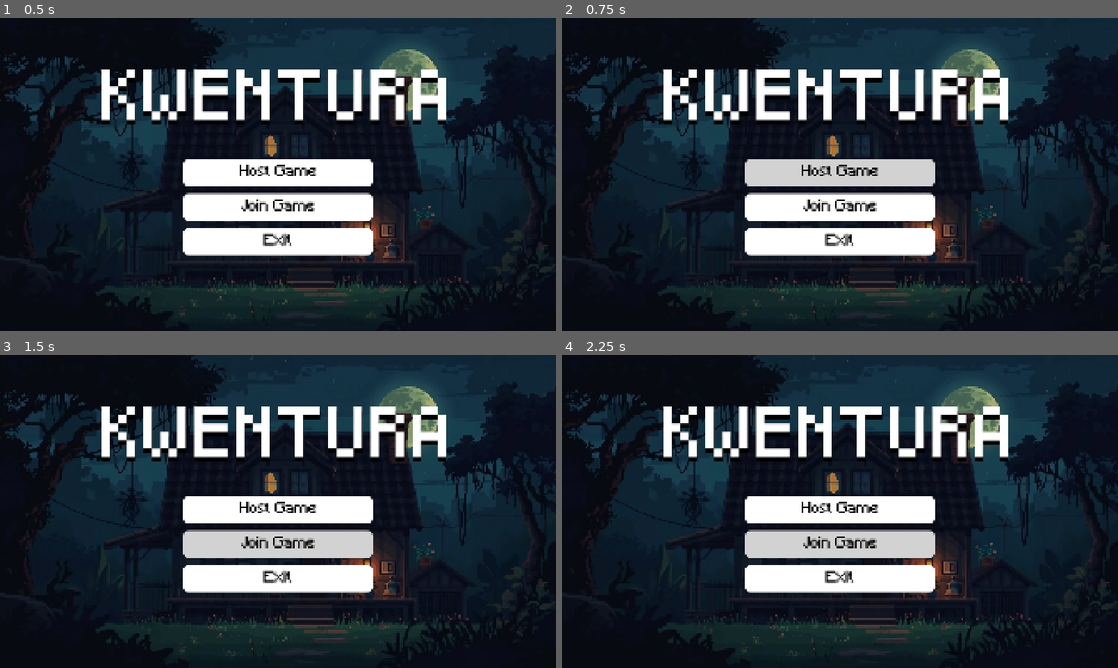
Above: before the commit, frames 1-4 (two rows, left to right).
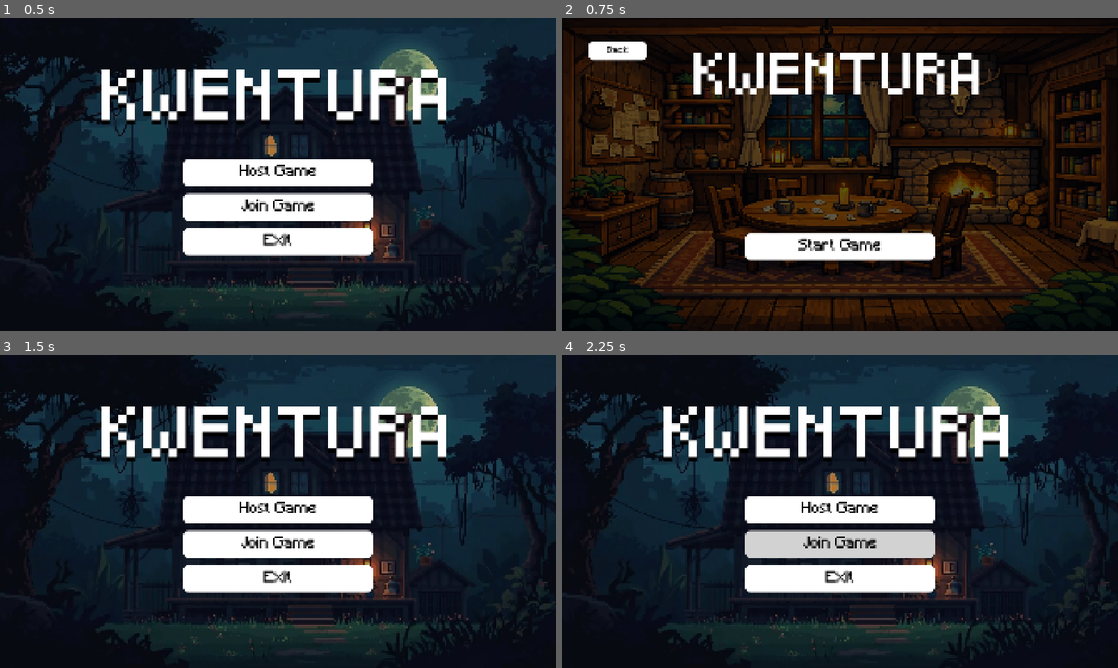
Above: after the commit, the same moments.

Repository: SoftwareCap/Kuwentura
Game: Godot game, scene res://scenes/mainMenu/main_menu.tscn
Two runs of this game, one before a commit and one after it. Both use one fixed random seed, a clock stepped at 60 frames per second and the inputs below. Before the commit the project starts from res://main_menu.tscn.
Inputs:
- Up to frame 1 (0.5 s): no input
- Up to frame 2 (0.75 s): click "Host Game" at 0.5 s
- Up to frame 3 (1.5 s): click "Join Game" (after the commit: "Back") at 1.25 s
- Up to frame 4 (2.25 s): click "Join Game" at 2 s

Frame 1 is identical in both runs. In frame 2, 74% of the frame differs, in the area x 0-100%, y 0-100%; in frame 3, 2.7%; in frame 4, nothing differs.

Commit message:
Restructure folders and Implement detective lobby
- build and implement the detective lobby
- used placeholders since assets are on the way

Diff:
--- /dev/null
+++ b/kwentura/scenes/mainMenu/detective_lobby.tscn
@@ -0,0 +1,120 @@
+[gd_scene load_steps=10 format=3 uid="uid://ecol225bxgli"]
+
+[ext_resource type="Script" uid="uid://dxdvx5uj13ngo" path="res://scripts/mainMenu/detective_lobby.gd" id="1_8ywx3"]
+[ext_resource type="Texture2D" uid="uid://w844nys0xd6n" path="res://assets/backgrounds/lobby.png" id="2_pge74"]
+[ext_resource type="FontFile" uid="uid://i0u1yuc5fl88" path="res://assets/fonts/Minecraft.ttf" id="3_4bddd"]
+[ext_resource type="FontFile" uid="uid://bpff8oqdskuog" path="res://assets/fonts/Pixeled.ttf" id="4_58gs4"]
+
+[sub_resource type="StyleBoxTexture" id="StyleBoxTexture_ab31o"]
+texture = ExtResource("2_pge74")
+modulate_color = Color(0.36659476, 0.36659455, 0.36659473, 1)
+
+[sub_resource type="StyleBoxFlat" id="StyleBoxFlat_3m1b5"]
+bg_color = Color(1, 1, 1, 1)
+corner_radius_top_left = 16
+corner_radius_top_right = 16
+corner_radius_bottom_right = 16
+corner_radius_bottom_left = 16
+shadow_color = Color(0, 0, 0, 0.20392157)
+shadow_size = 5
+
+[sub_resource type="StyleBoxFlat" id="StyleBoxFlat_fbpcy"]
+bg_color = Color(0.63529414, 0.63529414, 0.63529414, 1)
+corner_radius_top_left = 16
+corner_radius_top_right = 16
+corner_radius_bottom_right = 16
+corner_radius_bottom_left = 16
+shadow_color = Color(0, 0, 0, 0.20392157)
+shadow_size = 5
+
+[sub_resource type="StyleBoxFlat" id="StyleBoxFlat_sngst"]
+bg_color = Color(0.8235294, 0.8235294, 0.8235294, 1)
+corner_radius_top_left = 16
+corner_radius_top_right = 16
+corner_radius_bottom_right = 16
+corner_radius_bottom_left = 16
+shadow_color = Color(0, 0, 0, 0.20392157)
+shadow_size = 5
+
+[sub_resource type="StyleBoxEmpty" id="StyleBoxEmpty_758ce"]
+
+[node name="DetectiveLobby" type="Control"]
+layout_mode = 3
+anchors_preset = 15
+anchor_right = 1.0
+anchor_bottom = 1.0
+grow_horizontal = 2
+grow_vertical = 2
+script = ExtResource("1_8ywx3")
+
+[node name="Panel" type="Panel" parent="."]
+layout_mode = 1
+anchors_preset = 15
+anchor_right = 1.0
+anchor_bottom = 1.0
+grow_horizontal = 2
+grow_vertical = 2
+theme_override_styles/panel = SubResource("StyleBoxTexture_ab31o")
+
+[node name="Button" type="Button" parent="."]
+layout_mode = 1
+anchors_preset = 8
+anchor_left = 0.5
+anchor_top = 0.5
+anchor_right = 0.5
+anchor_bottom = 0.5
+offset_left = -326.0
+offset_top = 203.0
+offset_right = 326.0
+offset_bottom = 296.0
+grow_horizontal = 2
+grow_vertical = 2
+theme_override_colors/font_color = Color(0, 0, 0, 1)
+theme_override_colors/font_focus_color = Color(0, 0, 0, 1)
+theme_override_colors/font_pressed_color = Color(0, 0, 0, 1)
+theme_override_colors/font_hover_color = Color(0, 0, 0, 1)
+theme_override_fonts/font = ExtResource("3_4bddd")
+theme_override_font_sizes/font_size = 50
+theme_override_styles/normal = SubResource("StyleBoxFlat_3m1b5")
+theme_override_styles/pressed = SubResource("StyleBoxFlat_fbpcy")
+theme_override_styles/hover = SubResource("StyleBoxFlat_sngst")
+theme_override_styles/focus = SubResource("StyleBoxEmpty_758ce")
+text = "Start Game"
+
+[node name="Button2" type="Button" parent="."]
+layout_mode = 1
+offset_left = 92.0
+offset_top = 81.0
+offset_right = 292.0
+offset_bottom = 146.0
+theme_override_colors/font_color = Color(0, 0, 0, 1)
+theme_override_colors/font_focus_color = Color(0, 0, 0, 1)
+theme_override_colors/font_pressed_color = Color(0, 0, 0, 1)
+theme_override_colors/font_hover_color = Color(0, 0, 0, 1)
+theme_override_fonts/font = ExtResource("3_4bddd")
+theme_override_font_sizes/font_size = 30
+theme_override_styles/normal = SubResource("StyleBoxFlat_3m1b5")
+theme_override_styles/pressed = SubResource("StyleBoxFlat_fbpcy")
+theme_override_styles/hover = SubResource("StyleBoxFlat_sngst")
+theme_override_styles/focus = SubResource("StyleBoxEmpty_758ce")
+text = "Back"
+
+[node name="Label" type="Label" parent="."]
+layout_mode = 1
+anchors_preset = 5
+anchor_left = 0.5
+anchor_right = 0.5
+offset_left = -468.5
+offset_right = 468.5
+offset_bottom = 280.0
+grow_horizontal = 2
+theme_override_colors/font_color = Color(1, 1, 1, 1)
+theme_override_colors/font_shadow_color = Color(0, 0, 0, 0)
+theme_override_fonts/font = ExtResource("4_58gs4")
+theme_override_font_sizes/font_size = 120
+text = "KWENTURA"
+horizontal_alignment = 1
+vertical_alignment = 1
+
+[connection signal="pressed" from="Button" to="." method="_on_start_pressed"]
+[connection signal="pressed" from="Button2" to="." method="_on_back_pressed"]
--- a/kwentura/main_menu.tscn
+++ b/kwentura/scenes/mainMenu/main_menu.tscn
@@ -1,7 +1,7 @@
 [gd_scene load_steps=10 format=3 uid="uid://bv7e50npbvo5b"]
 
-[ext_resource type="Texture2D" uid="uid://bty51ac7ti8u8" path="res://assets/backgrounds/Kuwentura.png" id="1_fu7sn"]
-[ext_resource type="Script" uid="uid://ba7x4f4qnudae" path="res://scripts/main_menu.gd" id="1_jix8l"]
+[ext_resource type="Texture2D" uid="uid://bty51ac7ti8u8" path="res://assets/backgrounds/mainMenu.png" id="1_fu7sn"]
+[ext_resource type="Script" uid="uid://ba7x4f4qnudae" path="res://scripts/mainMenu/main_menu.gd" id="1_jix8l"]
 [ext_resource type="FontFile" uid="uid://i0u1yuc5fl88" path="res://assets/fonts/Minecraft.ttf" id="2_jix8l"]
 [ext_resource type="FontFile" uid="uid://bpff8oqdskuog" path="res://assets/fonts/Pixeled.ttf" id="3_glbon"]
 
@@ -132,6 +132,7 @@
 offset_bottom = -81.0
 grow_horizontal = 2
 grow_vertical = 2
+theme_override_colors/font_color = Color(1, 1, 1, 1)
 theme_override_colors/font_shadow_color = Color(0, 0, 0, 1)
 theme_override_constants/shadow_offset_y = 15
 theme_override_fonts/font = ExtResource("3_glbon")
--- a/kwentura/scenes/players/Player.tscn
+++ b/kwentura/scenes/players/Player.tscn
@@ -1,6 +1,6 @@
 [gd_scene load_steps=3 format=3 uid="uid://2ktjes4bfwlo"]
 
-[ext_resource type="Script" uid="uid://bwa5cliuua5sb" path="res://scenes/players/player.gd" id="1_46ybd"]
+[ext_resource type="Script" uid="uid://bwa5cliuua5sb" path="res://scripts/players/player.gd" id="1_46ybd"]
 
 [sub_resource type="RectangleShape2D" id="RectangleShape2D_46ybd"]
 size = Vector2(32, 32)
--- a/kwentura/scenes/world/Game.tscn
+++ b/kwentura/scenes/world/Game.tscn
@@ -1,6 +1,6 @@
 [gd_scene load_steps=2 format=3 uid="uid://d2dsla3whptq8"]
 
-[ext_resource type="Script" uid="uid://gjxbx616pvlj" path="res://scenes/world/game.gd" id="1_12gbh"]
+[ext_resource type="Script" uid="uid://gjxbx616pvlj" path="res://scripts/world/game.gd" id="1_12gbh"]
 
 [node name="Game" type="Node2D"]
 script = ExtResource("1_12gbh")
--- a/kwentura/scripts/main_menu.gd
+++ b/kwentura/scripts/mainMenu/detective_lobby.gd
@@ -7,17 +7,13 @@
 
 
 # Called every frame. 'delta' is the elapsed time since the previous frame.
-func _process(delta: float) -> void:
+func _process(_delta: float) -> void:
 	pass
 
 
-func _on_host_pressed() -> void:
-	print("Host pressed")
+func _on_start_pressed() -> void:
+	print("Start game pressed")
 
 
-func _on_join_pressed() -> void:
-	print("Join pressed")
-
-
-func _on_exit_pressed() -> void:
-	get_tree().quit()
+func _on_back_pressed() -> void:
+	get_tree().change_scene_to_file("res://scenes/mainMenu/main_menu.tscn")
--- /dev/null
+++ b/kwentura/scripts/mainMenu/main_menu.gd
@@ -0,0 +1,23 @@
+extends Node
+
+
+# Called when the node enters the scene tree for the first time.
+func _ready() -> void:
+	pass # Replace with function body.
+
+
+# Called every frame. 'delta' is the elapsed time since the previous frame.
+func _process(_delta: float) -> void:
+	pass
+
+
+func _on_host_pressed() -> void:
+	get_tree().change_scene_to_file("res://scenes/mainMenu/detective_lobby.tscn")
+
+
+func _on_join_pressed() -> void:
+	print("Join pressed")
+
+
+func _on_exit_pressed() -> void:
+	get_tree().quit()
Binary file added: kwentura/assets/backgrounds/lobby.png
Not shown, changed: kwentura/assets/backgrounds/lobby.png.import
Renamed: kwentura/assets/backgrounds/Kuwentura.png -> kwentura/assets/backgrounds/mainMenu.png
Not shown, added: kwentura/assets/backgrounds/mainMenu.png.import
Not shown, added: kwentura/scripts/mainMenu/detective_lobby.gd.uid
Renamed: kwentura/scripts/main_menu.gd.uid -> kwentura/scripts/mainMenu/main_menu.gd.uid
Renamed: kwentura/scenes/players/player.gd -> kwentura/scripts/players/player.gd
Renamed: kwentura/scenes/players/player.gd.uid -> kwentura/scripts/players/player.gd.uid
Renamed: kwentura/scenes/world/game.gd -> kwentura/scripts/world/game.gd
Renamed: kwentura/scenes/world/game.gd.uid -> kwentura/scripts/world/game.gd.uid
Renamed: kwentura/scripts/zones/pinashouse_aswang.gd -> kwentura/scripts/world/zones/pinasHouse/pinashouse_aswang.gd
Renamed: kwentura/scripts/zones/pinashouse_aswang.gd.uid -> kwentura/scripts/world/zones/pinasHouse/pinashouse_aswang.gd.uid
